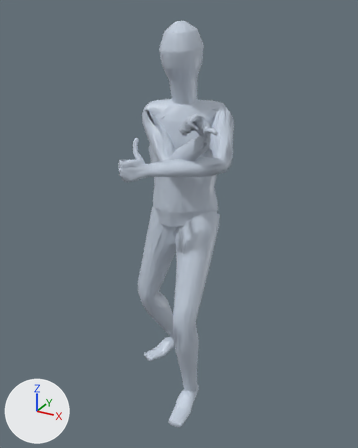
One commit to the glTF model app/assets/anims/Base/sword_shield_attack_2.glb: the scene before it, then after it.
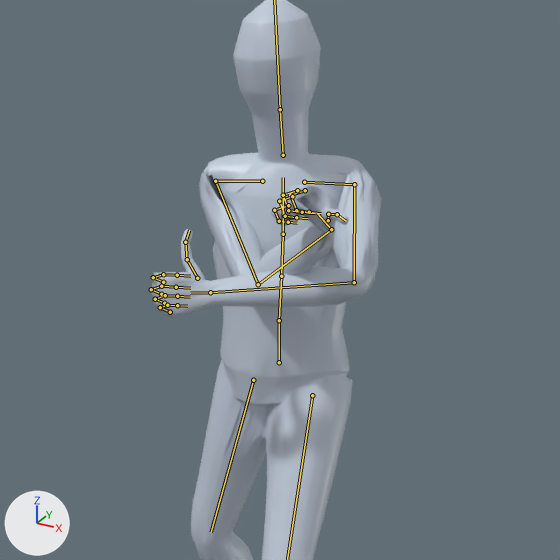
Each version appears first whole from a 50 mm lens placed at (0.984, -1.838, 1.785), pointed at (0.012, -0.07, 0.901), and next in a close-up on the part from 11% to 91% of the width and 5% to 68% of the height. The axes (+X, +Y, +Z) are drawn at lower left. The lights are the same throughout. The last two pictures show the newer version. Both versions are drawn at frame 6 of the action 'Animation'; the numbers are the values there. The bones that change, and the others that lie on the model, are drawn over the model as lines in the close-ups.

In view in the first close-up: 'Body_human_male'.
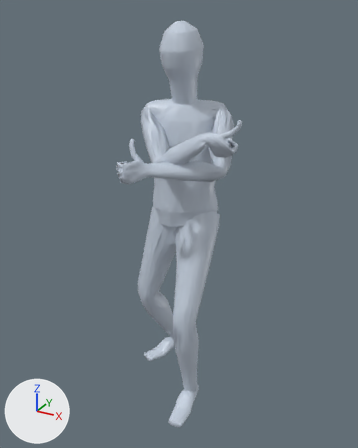
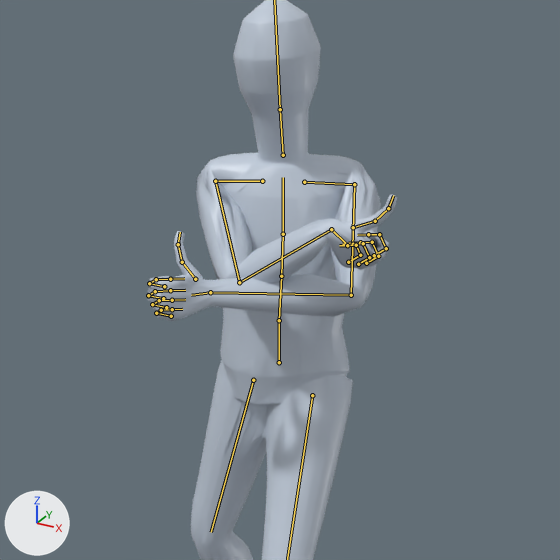
Pixel boxes (x1, y1, x2, y2) of what changed, in the close-ups (560 x 560 px):
'Body_human_male', posed: before (151, 0, 381, 560); after (148, 0, 397, 560)
bone 'mixamorig:LeftArm', root to tip: before (354, 184) to (354, 282); after (354, 184) to (351, 295)
bone 'mixamorig:LeftHand', root to tip: before (210, 292) to (190, 293); after (210, 292) to (191, 295)
bone 'mixamorig:RightArm', root to tip: before (215, 181) to (258, 284); after (215, 181) to (239, 282)
bone 'mixamorig:RightHand', root to tip: before (331, 229) to (317, 213); after (331, 229) to (346, 243)

What the commit changed:
Bone 'mixamorig:LeftArm' (bone_mixamorig_leftarm) turns from (-28, -3, -83) to (-37, -11, -77) degrees about its own x, y and z.
Bone 'mixamorig:LeftHand' (bone_mixamorig_lefthand) turns from (4, -58, -5) to (9, -48, 6) degrees about its own x, y and z.
Bone 'mixamorig:RightArm' (bone_mixamorig_rightarm) turns from (-74, 52, 54) to (-52, 46, 71) degrees about its own x, y and z.
Bone 'mixamorig:RightHand' (bone_mixamorig_righthand) turns from (138, -5, -96) to (-61, 3, -95) degrees about its own x, y and z.
